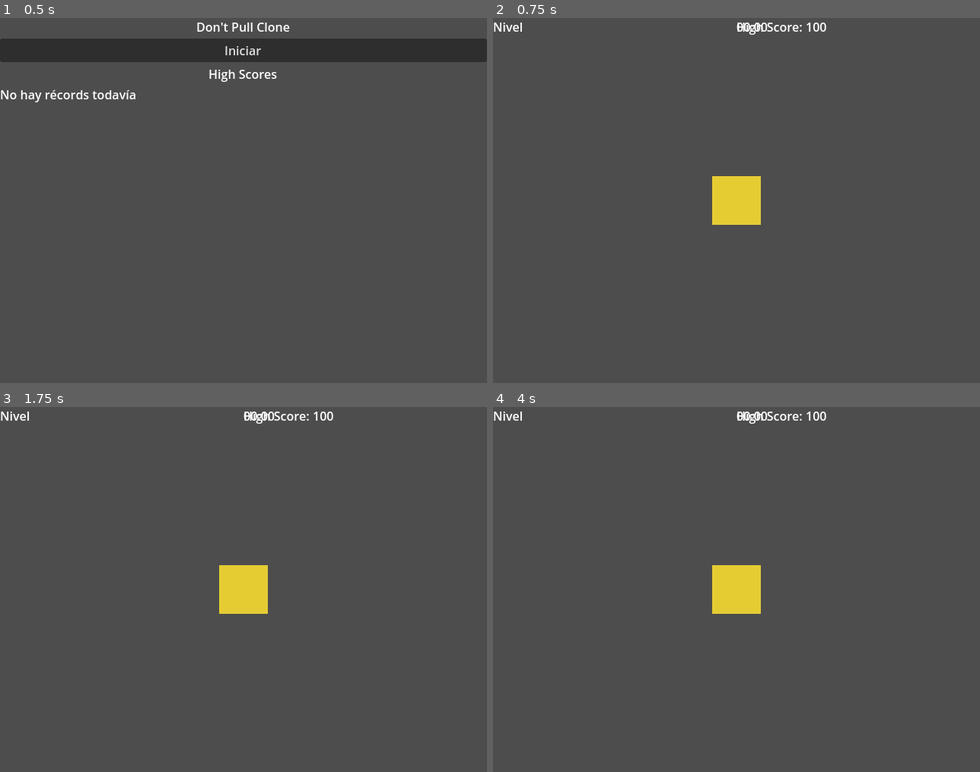
Above: before the commit, frames 1-4 (two rows, left to right).
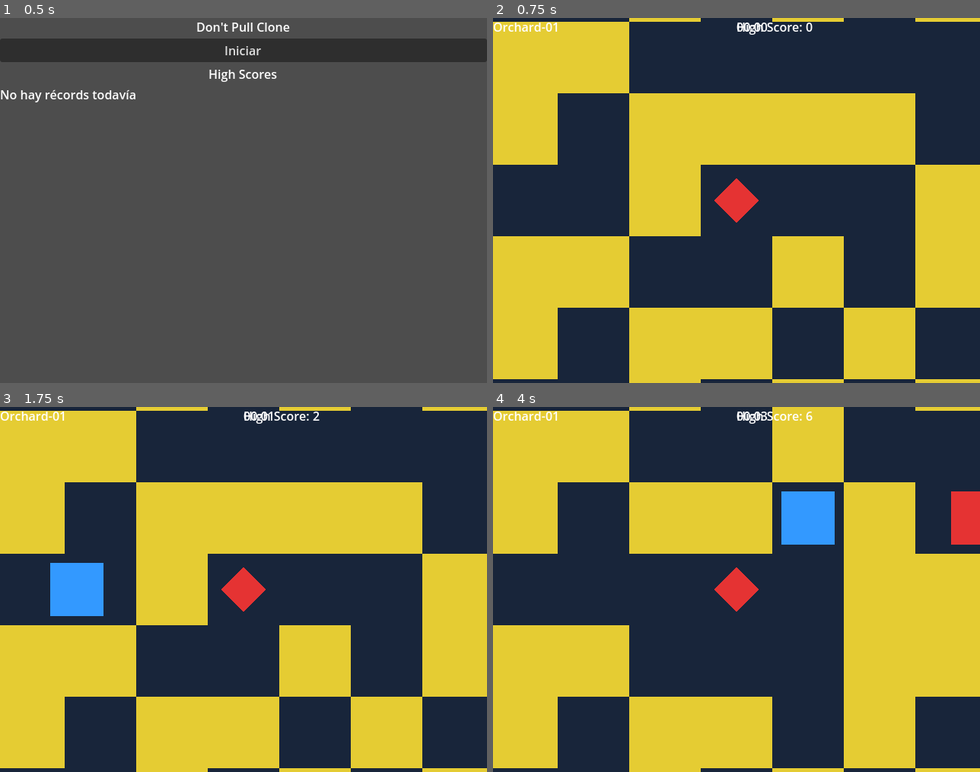
Above: after the commit, the same moments.

Repository: Luizzavala/godot-dontpull
Game: Godot game, scene res://scenes/core/MainMenu.tscn
Same seed, same stepped clock (60 frames per second), same inputs: the game is played once before the commit and once after it.
Inputs:
- Up to frame 1 (0.5 s): no input
- Up to frame 2 (0.75 s): click "Iniciar" at 0.5 s
- Up to frame 3 (1.75 s): tap Enter at 1.25 s; hold Right (ui_right) from 1.28 s (still down)
- Up to frame 4 (4 s): release Right (ui_right) at 2.03 s; hold Down (ui_down) 2.03-2.78 s; hold Right (ui_right) 2.78-3.53 s; tap Space at 3.5 s; hold Up (ui_up) from 3.53 s (still down)

Frame 1 is identical in both runs. In frame 2, 100% of the frame differs, in the area x 0-100%, y 0-100%; in frame 3, 100%; in frame 4, 100%.
Error before the commit: Parse Error: Cannot infer the type of "zoom_value" variable because the value doesn't have a set type. (res://scripts/utils/helpers.gd:83)

Commit message:
fix incidence

Diff:
--- a/scenes/core/Level.tscn
+++ b/scenes/core/Level.tscn
@@ -1,41 +1,21 @@
-[gd_scene load_steps=11 format=3]
+[gd_scene load_steps=9 format=3 uid="uid://brfpeh0me02xf"]
 
-[ext_resource type="Script" path="res://scripts/core/Level.gd" id="1"]
+[ext_resource type="Script" uid="uid://d28cocvyo0vn7" path="res://scripts/core/Level.gd" id="1"]
 [ext_resource type="PackedScene" path="res://scenes/entities/Player.tscn" id="2"]
 [ext_resource type="PackedScene" path="res://scenes/entities/Enemy.tscn" id="3"]
 [ext_resource type="PackedScene" path="res://scenes/entities/Block.tscn" id="4"]
 [ext_resource type="PackedScene" path="res://scenes/core/HUD.tscn" id="5"]
-[ext_resource type="Script" path="res://scripts/core/GameManager.gd" id="6"]
+[ext_resource type="Script" uid="uid://bowvlqkm156t6" path="res://scripts/core/GameManager.gd" id="6"]
 [ext_resource type="PackedScene" path="res://scenes/entities/PowerUp.tscn" id="7"]
-
-[sub_resource type="Image" id="1"]
-data = {
-"data": PackedByteArray(255, 255, 255, 255),
-"format": "RGBA8",
-"height": 1,
-"mipmaps": false,
-"width": 1
-}
-
-[sub_resource type="ImageTexture" id="2"]
-image = SubResource("1")
-size = Vector2i(1, 1)
-
-[sub_resource type="TileSetAtlasSource" id="3"]
-texture = SubResource("2")
-texture_region_size = Vector2i(64, 64)
-0/0/size = Vector2i(1, 1)
 
 [sub_resource type="TileSet" id="4"]
 tile_size = Vector2i(64, 64)
-sources = {0: SubResource("3")}
 
 [node name="Level" type="Node2D"]
 script = ExtResource("1")
 
 [node name="Camera2D" type="Camera2D" parent="."]
 unique_name_in_owner = true
-current = true
 
 [node name="NonPlayableBackground" type="ColorRect" parent="."]
 unique_name_in_owner = true
@@ -50,6 +30,7 @@
 [node name="GroundTileMap" type="TileMap" parent="."]
 unique_name_in_owner = true
 tile_set = SubResource("4")
+format = 2
 
 [node name="Player" parent="." instance=ExtResource("2")]
 unique_name_in_owner = true
--- a/scripts/core/HighScoreService.gd
+++ b/scripts/core/HighScoreService.gd
@@ -96,7 +96,7 @@
     var parse_error := json.parse(content)
     if parse_error != OK:
         return
-    var data_variant := json.get_data()
+    var data_variant: Array = json.get_data()
     if not (data_variant is Array):
         return
     var data: Array = data_variant
--- a/scripts/utils/helpers.gd
+++ b/scripts/utils/helpers.gd
@@ -73,14 +73,17 @@
     var grid_pixel_size: Vector2 = Vector2(grid_size) * Consts.TILE_SIZE
     if grid_pixel_size.x <= 0.0 or grid_pixel_size.y <= 0.0:
         return Vector2.ONE
+
     if viewport_size.x <= 0.0 or viewport_size.y <= 0.0:
         return Vector2.ONE
-    var width_scale := viewport_size.x / grid_pixel_size.x
-    var height_scale := viewport_size.y / grid_pixel_size.y
-    var uniform_scale := min(width_scale, height_scale)
+
+    var width_scale: float = viewport_size.x / grid_pixel_size.x
+    var height_scale: float = viewport_size.y / grid_pixel_size.y
+    var uniform_scale: float = min(width_scale, height_scale)
     if uniform_scale <= 0.0:
         return Vector2.ONE
-    var zoom_value := 1.0 / uniform_scale
+
+    var zoom_value: float = 1.0 / uniform_scale
     return Vector2(zoom_value, zoom_value)
 
 
